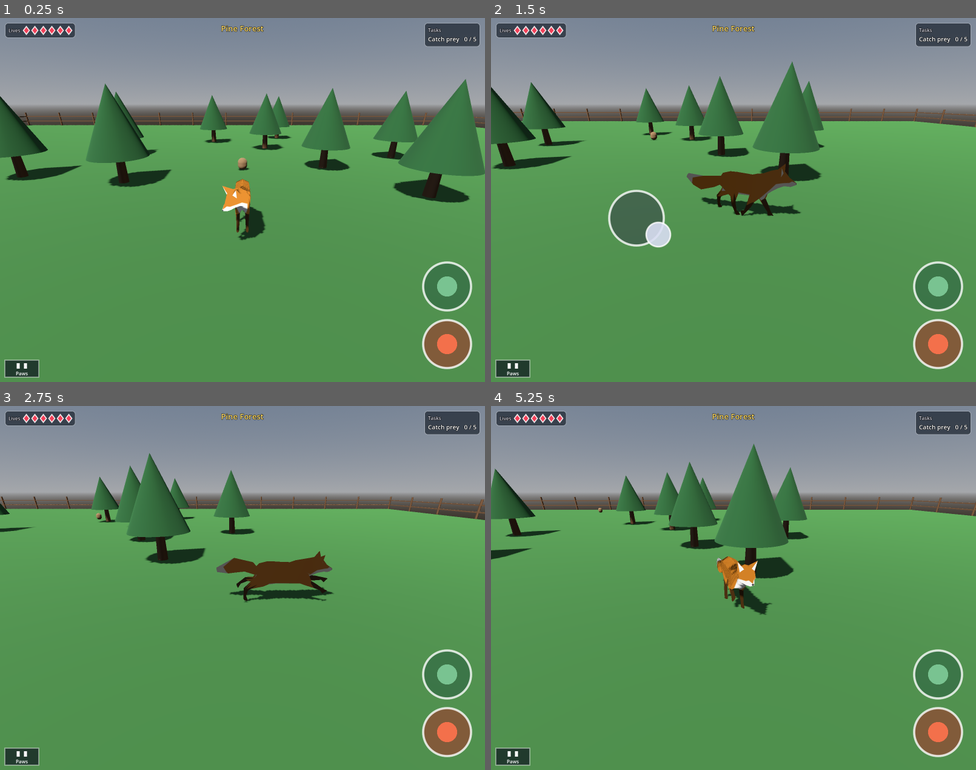
Above: before the commit, frames 1-4 (two rows, left to right).
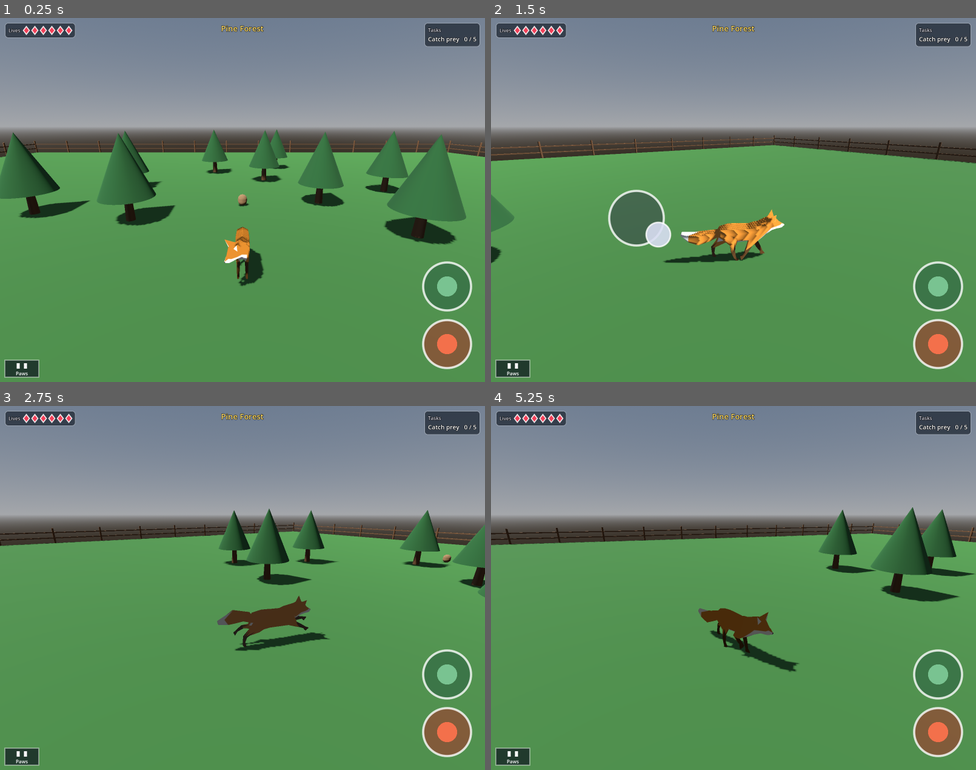
Above: after the commit, the same moments.

Repository: mattzollinhofer/cat_hunter_spike
Game: Godot game, scene res://main.tscn
The game is run twice, just before and just after one commit, with the same random seed, the same clock (stepped at 60 frames per second) and the same inputs.
Inputs (mouse positions are in pixels of both pictures, inside the frame that each line leads up to):
- Up to frame 1 (0.25 s): no input
- Up to frame 2 (1.5 s): move the mouse to (840, 181) at 0.52 s; hold Right (ui_right) 0.53-1.25 s; hold Shift 0.53-1.25 s; click (840, 181) at 0.67 s; tap Space at 0.77 s; drag from (636, 218) to (709, 272) at 1.27 s
- Up to frame 3 (2.75 s): move the mouse to (291, 507) at 2.02 s; hold Right (ui_right) from 2.03 s (still down); hold Alt from 2.03 s (still down); click (291, 507) at 2.17 s; tap Shift at 2.3 s
- Up to frame 4 (5.25 s): release Right (ui_right) at 2.75 s; release Alt at 2.75 s; drag from (709, 660) to (588, 533) at 2.77 s; move the mouse to (879, 642) at 3.52 s; hold Left (ui_left) 3.53-4.25 s; hold Shift 3.53-4.25 s; click (879, 642) at 3.67 s; tap Space at 3.77 s; drag from (588, 533) to (660, 497) at 4.27 s; move the mouse to (757, 588) at 5.02 s; hold Down (ui_down) from 5.03 s (still down); hold Shift from 5.03 s (still down); click (757, 588) at 5.17 s

The runs differ from the first frame. In frame 1, 23% of the frame differs, in the area x 0-100%, y 16-74%; in frame 2, 19%; in frame 3, 19%; in frame 4, 19%.

Commit message:
Add an orbit camera that follows behind the cat
The camera used to trail the cat at a fixed angle, so the player could never
look around -- whatever was beside or behind the cat stayed out of view. The
camera now swings around to sit behind the cat whenever it moves, so you always
see where you are going, and you can aim it yourself by holding the left mouse
button and dragging on the right half of the screen. A hand-aimed view stays put
for about a second before the camera eases back behind the cat, and it holds
still entirely while the cat is standing still.

Moving now follows the camera: pressing forward runs the cat away from the
camera, wherever the view has been swung to.

Technical notes:

camera_rig.gd owns the following, the mouse-look and the auto-recenter, and
main.gd just hands it the cat. Yaw sits on the rig, pitch on a child pivot, and
the camera hangs off a SpringArm3D so it pulls in instead of burying itself in
the ground or the boundary wall. Pitch is clamped so the view can never flip
over the top or sink underground. The rig publishes its yaw to the cat as
camera_yaw, which the cat rotates its input by; it defaults to 0, the identity,
so headless tests are unaffected. Only drags starting on the right half of the
screen turn the camera, because the virtual joystick owns the left half.

The recentre step is split into its own method taking a delta so the test can
drive it with a fixed timestep instead of racing the real clock.

Co-Authored-By: Claude Opus 5 (1M context) <noreply@anthropic.com>

Diff:
--- /dev/null
+++ b/camera_rig.gd
@@ -0,0 +1,124 @@
+extends Node3D
+## Third-person orbit camera.
+##
+## The rig trails the cat's position (smoothed, so the camera never snaps) and
+## eases around to sit behind the cat whenever it moves, so the player can just
+## run and always see where they are going. Dragging with the left mouse button
+## swings the view by hand and wins for a moment afterwards, so auto-follow never
+## fights the player mid-drag.
+##
+## Yaw lives on this node, pitch on a child pivot, and the camera hangs off a
+## SpringArm3D so it pulls in instead of burying itself in the ground or the
+## boundary wall.
+##
+## The rig also publishes its yaw to the cat (`camera_yaw`) so "forward" means
+## away from the camera. Without that, swinging the view leaves the controls
+## pointing the wrong way.
+
+const FOLLOW_SMOOTHING := 0.12   # matches the old fixed follow-cam's feel
+const DISTANCE := 7.2
+const PIVOT_HEIGHT := 2.0
+const DEFAULT_PITCH := -0.30     # roughly the old camera's -22 degree tilt
+const PITCH_MIN := -1.10         # high above, looking down at the cat
+const PITCH_MAX := 0.25          # low behind, looking slightly up
+const DRAG_SENSITIVITY := 0.005  # radians per pixel of mouse movement
+const RECENTER_RATE := 2.2       # how fast the view swings back behind the cat
+const RECENTER_DELAY := 1.2      # seconds a hand-drag holds off the auto-follow
+const MOVING_SPEED := 0.5        # below this the cat counts as standing still
+
+var yaw := 0.0
+var pitch := DEFAULT_PITCH
+## Seconds left before auto-follow resumes after a hand-drag.
+var recenter_pause := 0.0
+
+var _target: Node3D
+var _pitch_pivot: Node3D
+var _spring_arm: SpringArm3D
+var _camera: Camera3D
+var _dragging := false
+
+func _ready() -> void:
+	_pitch_pivot = Node3D.new()
+	_pitch_pivot.name = "PitchPivot"
+	_pitch_pivot.position.y = PIVOT_HEIGHT
+	add_child(_pitch_pivot)
+
+	_spring_arm = SpringArm3D.new()
+	_spring_arm.name = "SpringArm"
+	_spring_arm.spring_length = DISTANCE
+	_spring_arm.collision_mask = 1  # world layer only; never the cat or prey
+	_spring_arm.margin = 0.3
+	_pitch_pivot.add_child(_spring_arm)
+
+	_camera = Camera3D.new()
+	_camera.name = "Camera"
+	_spring_arm.add_child(_camera)
+	_camera.current = true
+
+	_apply_angles()
+
+## Points the rig at the node it should follow, starting on top of it so the
+## first frame doesn't sweep in from the world origin.
+func setup(target: Node3D) -> void:
+	_target = target
+	if is_inside_tree() and target != null:
+		global_position = target.global_position
+
+func get_camera() -> Camera3D:
+	return _camera
+
+## Swings the view. Yaw wraps freely; pitch is clamped so the camera can never
+## flip over the top or sink under the ground.
+func orbit(yaw_delta: float, pitch_delta: float) -> void:
+	yaw = wrapf(yaw + yaw_delta, -PI, PI)
+	pitch = clampf(pitch + pitch_delta, PITCH_MIN, PITCH_MAX)
+	recenter_pause = RECENTER_DELAY
+	_apply_angles()
+
+## Eases the view back behind a moving cat. Split out from _process so the test
+## can step it with a fixed delta instead of racing the real clock.
+func recenter_step(delta: float) -> void:
+	if recenter_pause > 0.0:
+		recenter_pause = maxf(0.0, recenter_pause - delta)
+		return
+	if not _target_is_moving():
+		return
+	# The cat faces its travel direction, so "behind the cat" is half a turn from
+	# the way it faces. Ease rather than snap, or every corner would whip the view.
+	var behind := wrapf(_target.rotation.y - PI, -PI, PI)
+	yaw = lerp_angle(yaw, behind, minf(1.0, RECENTER_RATE * delta))
+	_apply_angles()
+
+func _target_is_moving() -> bool:
+	if _target == null or not ("velocity" in _target):
+		return false
+	var travel: Vector3 = _target.velocity
+	return Vector2(travel.x, travel.z).length() > MOVING_SPEED
+
+func _apply_angles() -> void:
+	rotation.y = yaw
+	if _pitch_pivot:
+		_pitch_pivot.rotation.x = pitch
+
+func _process(delta: float) -> void:
+	if _target == null:
+		return
+	global_position = global_position.lerp(_target.global_position, FOLLOW_SMOOTHING)
+	recenter_step(delta)
+	# The cat steers relative to the camera, so it needs the current yaw.
+	if "camera_yaw" in _target:
+		_target.camera_yaw = yaw
+
+func _unhandled_input(event: InputEvent) -> void:
+	# Left-drag to look around. The virtual joystick owns the left half of the
+	# screen, so only drags that start on the right half turn the camera --
+	# otherwise steering the cat with the mouse would spin the view too.
+	if event is InputEventMouseButton and event.button_index == MOUSE_BUTTON_LEFT:
+		_dragging = event.pressed and event.position.x > _half_screen_width()
+	elif event is InputEventMouseMotion and _dragging:
+		# Drag right, the view swings right; drag down, the camera rises and
+		# looks down. Both are the directions the hand expects.
+		orbit(-event.relative.x * DRAG_SENSITIVITY, -event.relative.y * DRAG_SENSITIVITY)
+
+func _half_screen_width() -> float:
+	return get_viewport().get_visible_rect().size.x / 2.0
--- a/cat_controller.gd
+++ b/cat_controller.gd
@@ -38,6 +38,11 @@
 # Touch UI, assigned by main.gd during real play (present on desktop and mobile;
 # it also accepts mouse). Stays null only in the unit tests that build a bare cat.
 var touch: Node = null
+
+# Which way the camera is facing, published by camera_rig.gd. Keyboard and
+# joystick input is turned by this, so "forward" always means away from the
+# camera. Stays 0 in the unit tests, where it is the identity.
+var camera_yaw := 0.0
 
 var _anim: AnimationPlayer
 var _model: Node3D
@@ -140,8 +145,8 @@
 	if touch != null:
 		var joystick_dir: Vector2 = touch.get_move_direction()
 		if joystick_dir.length() > 0.2:  # deadzone
-			return Vector3(joystick_dir.x, 0.0, joystick_dir.y)  # joystick up (-Y) is forward (-Z)
-	return v.normalized()
+			v = Vector3(joystick_dir.x, 0.0, joystick_dir.y)  # joystick up (-Y) is forward (-Z)
+	return v.normalized().rotated(Vector3.UP, camera_yaw)
 
 func _wants_run() -> bool:
 	# Option (Alt), not Ctrl: Ctrl + arrow is a Mac desktop-switching shortcut and
--- a/main.gd
+++ b/main.gd
@@ -12,6 +12,7 @@
 
 const LevelLoader := preload("res://level_loader.gd")
 const Fence := preload("res://fence.gd")
+const CameraRig := preload("res://camera_rig.gd")
 const LEVEL_PATH := "res://levels/level_1.json"
 
 var _level: Dictionary
@@ -30,12 +31,6 @@
 	_build_camera()
 	_start_hunt()
 	_build_touch_controls()
-
-func _process(_delta: float) -> void:
-	# Trailing follow: track the cat's position, keep a fixed orientation so the
-	# camera never whips around when the cat turns to face its travel direction.
-	if _cat and _camera_rig:
-		_camera_rig.global_position = _camera_rig.global_position.lerp(_cat.global_position, 0.12)
 
 func _build_environment() -> void:
 	var env := Environment.new()
@@ -119,13 +114,11 @@
 	add_child(_cat)
 
 func _build_camera() -> void:
-	_camera_rig = Node3D.new()
+	# Orbit camera: trails the cat, swings around behind it as it moves, and can
+	# be aimed by hand with a left-drag. All of that lives in camera_rig.gd.
+	_camera_rig = CameraRig.new()
 	add_child(_camera_rig)
-	_camera_rig.global_position = _cat.global_position
-	var cam := Camera3D.new()
-	cam.position = Vector3(0, 3.0, 6.5)
-	cam.rotation_degrees = Vector3(-22, 0, 0)
-	_camera_rig.add_child(cam)
+	_camera_rig.setup(_cat)
 
 func _start_hunt() -> void:
 	var hunt := Node.new()
--- /dev/null
+++ b/tests/test_camera.gd
@@ -0,0 +1,203 @@
+extends Node
+## Headless test: the orbit camera rig follows its target, swings around it when
+## orbited, keeps its up/down angle inside sane limits, and steers the cat's
+## movement so "forward" means away from the camera. Exits 0/1.
+
+const CameraRig := preload("res://camera_rig.gd")
+const CatController := preload("res://cat_controller.gd")
+
+## Stands in for the cat: something that faces a direction and reports a speed,
+## which is all the rig needs to decide where "behind" is.
+class FakeCat extends Node3D:
+	var velocity := Vector3.ZERO
+
+## Stands in for ui/touch_controls.gd so the cat can be fed a joystick direction
+## without building the real touch UI.
+class FakeTouch extends Node:
+	var direction := Vector2.ZERO
+
+	func get_move_direction() -> Vector2:
+		return direction
+
+	func is_stalk_on() -> bool:
+		return false
+
+	func consume_pounce() -> bool:
+		return false
+
+	func consume_bite() -> bool:
+		return false
+
+func _ready() -> void:
+	call_deferred("_run")
+
+func _run() -> void:
+	var failures: Array[String] = []
+	failures.append_array(await _test_follows_target())
+	failures.append_array(await _test_orbits_around_target())
+	failures.append_array(await _test_pitch_is_clamped())
+	failures.append_array(await _test_movement_follows_the_camera())
+	failures.append_array(await _test_swings_back_behind_a_moving_cat())
+
+	if failures.is_empty():
+		print("PASS: orbit camera follows, swings behind, clamps pitch, and steers movement")
+		get_tree().quit(0)
+	else:
+		for f in failures:
+			printerr("FAIL: ", f)
+		get_tree().quit(1)
+
+func _test_follows_target() -> Array[String]:
+	var failures: Array[String] = []
+	var target := Node3D.new()
+	add_child(target)
+	var rig := CameraRig.new()
+	add_child(rig)
+	rig.setup(target)
+
+	target.global_position = Vector3(20, 0, -14)
+	for _i in 120:
+		await get_tree().process_frame
+	var gap := rig.global_position.distance_to(target.global_position)
+	if gap > 0.5:
+		failures.append("rig did not catch up to its target (gap %.2f)" % gap)
+
+	rig.queue_free()
+	target.queue_free()
+	await get_tree().process_frame
+	return failures
+
+func _test_orbits_around_target() -> Array[String]:
+	var failures: Array[String] = []
+	var target := Node3D.new()
+	add_child(target)
+	var rig := CameraRig.new()
+	add_child(rig)
+	rig.setup(target)
+	# The spring arm places the camera from a physics query, so it needs a
+	# physics frame before the camera has a real position.
+	await get_tree().physics_frame
+	await get_tree().process_frame
+
+	# Camera starts behind the target (+Z) and above it.
+	var camera := rig.get_camera()
+	if camera.global_position.z <= 0.5:
+		failures.append("camera did not start behind the target (z=%.2f)" % camera.global_position.z)
+	if camera.global_position.y <= target.global_position.y:
+		failures.append("camera did not start above the target (y=%.2f)" % camera.global_position.y)
+	var start_distance := camera.global_position.distance_to(target.global_position)
+
+	# Half a turn puts it on the opposite side, the same distance out.
+	rig.orbit(PI, 0.0)
+	await get_tree().physics_frame
+	await get_tree().process_frame
+	if camera.global_position.z >= -0.5:
+		failures.append("camera did not swing to the far side (z=%.2f)" % camera.global_position.z)
+	var turned_distance := camera.global_position.distance_to(target.global_position)
+	if absf(turned_distance - start_distance) > 0.1:
+		failures.append("orbiting changed the camera distance (%.2f -> %.2f)"
+			% [start_distance, turned_distance])
+
+	rig.queue_free()
+	target.queue_free()
+	await get_tree().process_frame
+	return failures
+
+func _test_pitch_is_clamped() -> Array[String]:
+	var failures: Array[String] = []
+	var rig := CameraRig.new()
+	add_child(rig)
+	var target := Node3D.new()
+	add_child(target)
+	rig.setup(target)
+
+	rig.orbit(0.0, -100.0)
+	if not is_equal_approx(rig.pitch, CameraRig.PITCH_MIN):
+		failures.append("pitch ran past its lowest limit (%.2f)" % rig.pitch)
+	rig.orbit(0.0, 100.0)
+	if not is_equal_approx(rig.pitch, CameraRig.PITCH_MAX):
+		failures.append("pitch ran past its highest limit (%.2f)" % rig.pitch)
+
+	rig.queue_free()
+	target.queue_free()
+	await get_tree().process_frame
+	return failures
+
+## The camera drifts back behind the cat on its own, so the player never has to
+## drag to see where they are going -- but only while the cat is actually moving,
+## and only once the pause after a hand-drag has run out.
+func _test_swings_back_behind_a_moving_cat() -> Array[String]:
+	var failures: Array[String] = []
+	var cat := FakeCat.new()
+	add_child(cat)
+	cat.rotation.y = PI  # the cat's facing when it travels toward -Z
+	var rig := CameraRig.new()
+	add_child(rig)
+	rig.setup(cat)
+	await get_tree().process_frame
+
+	# Standing still: a hand-placed view must stay where it was put.
+	rig.orbit(PI / 2.0, 0.0)
+	rig.recenter_pause = 0.0
+	cat.velocity = Vector3.ZERO
+	for _i in 60:
+		rig.recenter_step(1.0 / 60.0)
+	if absf(angle_difference(rig.yaw, PI / 2.0)) > 0.05:
+		failures.append("camera drifted while the cat stood still (yaw %.2f)" % rig.yaw)
+
+	# Walking: it eases around to sit behind the cat, which faces -Z, so yaw 0.
+	cat.velocity = Vector3(0, 0, -4)
+	for _i in 180:
+		rig.recenter_step(1.0 / 60.0)
+	if absf(angle_difference(rig.yaw, 0.0)) > 0.05:
+		failures.append("camera did not swing back behind the moving cat (yaw %.2f)" % rig.yaw)
+
+	# A fresh hand-drag wins for a moment, so auto-follow can't fight the player.
+	rig.orbit(1.0, 0.0)
+	var dragged_yaw := rig.yaw
+	rig.recenter_step(1.0 / 60.0)
+	if not is_equal_approx(rig.yaw, dragged_yaw):
+		failures.append("auto-follow overrode a fresh drag")
+
+	rig.queue_free()
+	cat.queue_free()
+	await get_tree().process_frame
+	return failures
+
+func _test_movement_follows_the_camera() -> Array[String]:
+	var failures: Array[String] = []
+	var floor_body := StaticBody3D.new()
+	floor_body.collision_layer = 1
+	var floor_col := CollisionShape3D.new()
+	floor_col.shape = WorldBoundaryShape3D.new()
+	floor_body.add_child(floor_col)
+	add_child(floor_body)
+
+	var cat := CharacterBody3D.new()
+	cat.set_script(CatController)
+	cat.position = Vector3(0, 1, 0)
+	add_child(cat)
+	var touch := FakeTouch.new()
+	add_child(touch)
+	cat.touch = touch
+	touch.direction = Vector2(0, -1)  # joystick pushed forward
+	await get_tree().physics_frame
+
+	# With the camera behind the cat, forward is away from the camera: -Z.
+	for _i in 10:
+		await get_tree().physics_frame
+	if cat.velocity.z > -1.0:
+		failures.append("forward did not move the cat away from the camera (vz=%.2f)" % cat.velocity.z)
+
+	# Swing the camera a quarter turn and forward should swing with it.
+	cat.camera_yaw = PI / 2.0
+	for _i in 10:
+		await get_tree().physics_frame
+	if cat.velocity.x > -1.0 or absf(cat.velocity.z) > 1.0:
+		failures.append("forward did not turn with the camera (v=%s)" % cat.velocity)
+
+	cat.queue_free()
+	touch.queue_free()
+	floor_body.queue_free()
+	await get_tree().process_frame
+	return failures
--- /dev/null
+++ b/tests/test_camera.tscn
@@ -0,0 +1,6 @@
+[gd_scene load_steps=2 format=3]
+
+[ext_resource type="Script" path="res://tests/test_camera.gd" id="1_camera"]
+
+[node name="TestCamera" type="Node"]
+script = ExtResource("1_camera")
Not shown, added: camera_rig.gd.uid
Not shown, added: tests/test_camera.gd.uid
